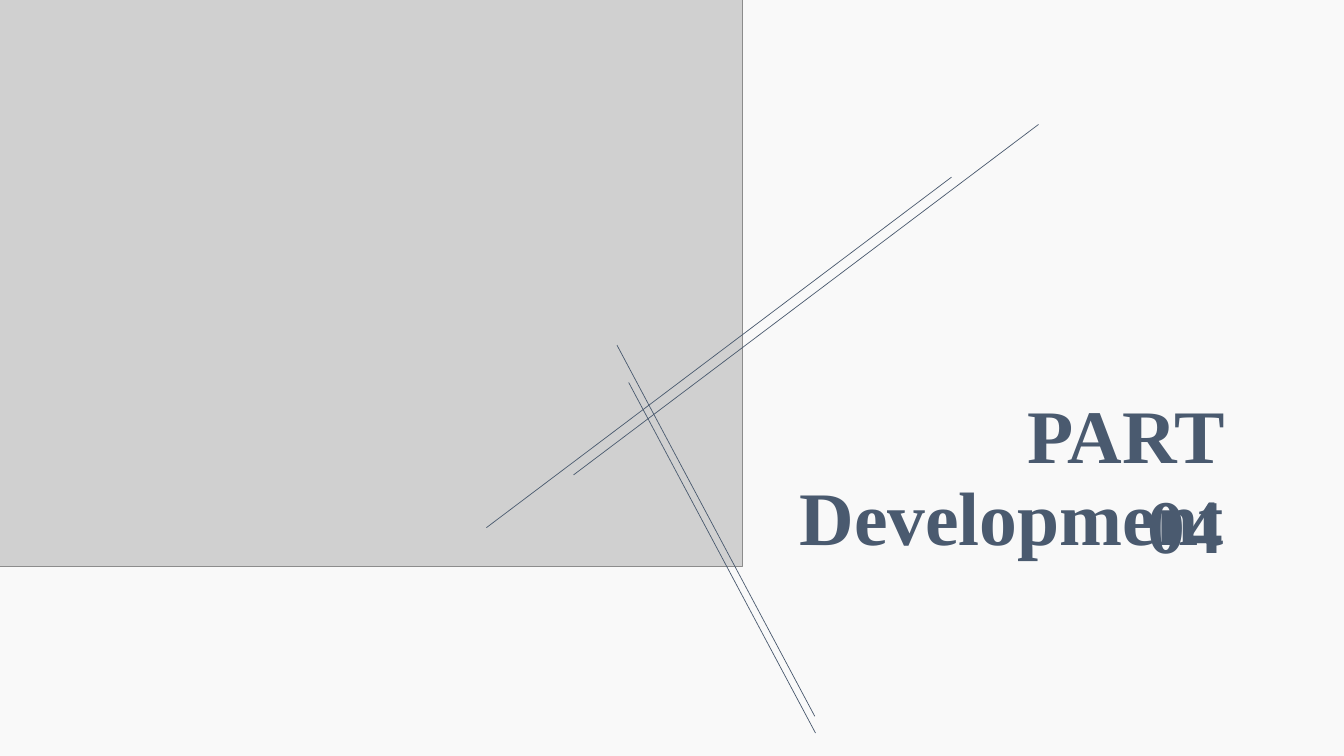
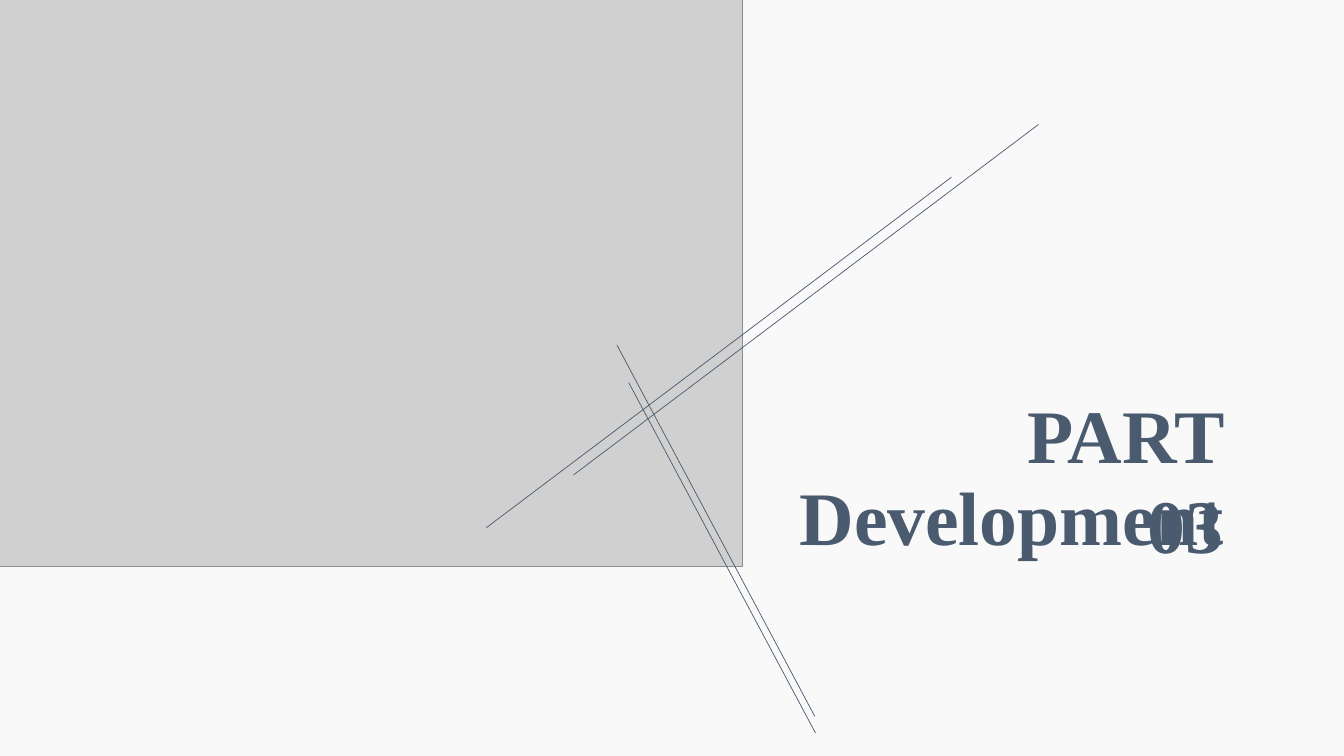
Before and after one commit to yippp/Musier, a slide deck: slide 7 of FinalPRE/FinalPRE.pptx (slide 8 before the commit). Drawn at 1344x756 pixels with LibreOffice and Linux fonts; fonts in the diff are those of the drawing; grey boxes stand for pictures. Boxes give left, top, right and bottom in pixels: in the first picture for what was removed or moved away, otherwise in the second. Text is boxed around its words. In the diff, an @@ line names an element or a change of style, - is before the commit and + after.

```diff
--- a/FinalPRE/FinalPRE.pptx
+++ b/FinalPRE/FinalPRE.pptx
@@ text at (x1=1027, y1=413, x2=1224, y2=554): text changed @@
-PART 04
+PART 03
```
Also in this commit, not shown: 7 other slides changed.
